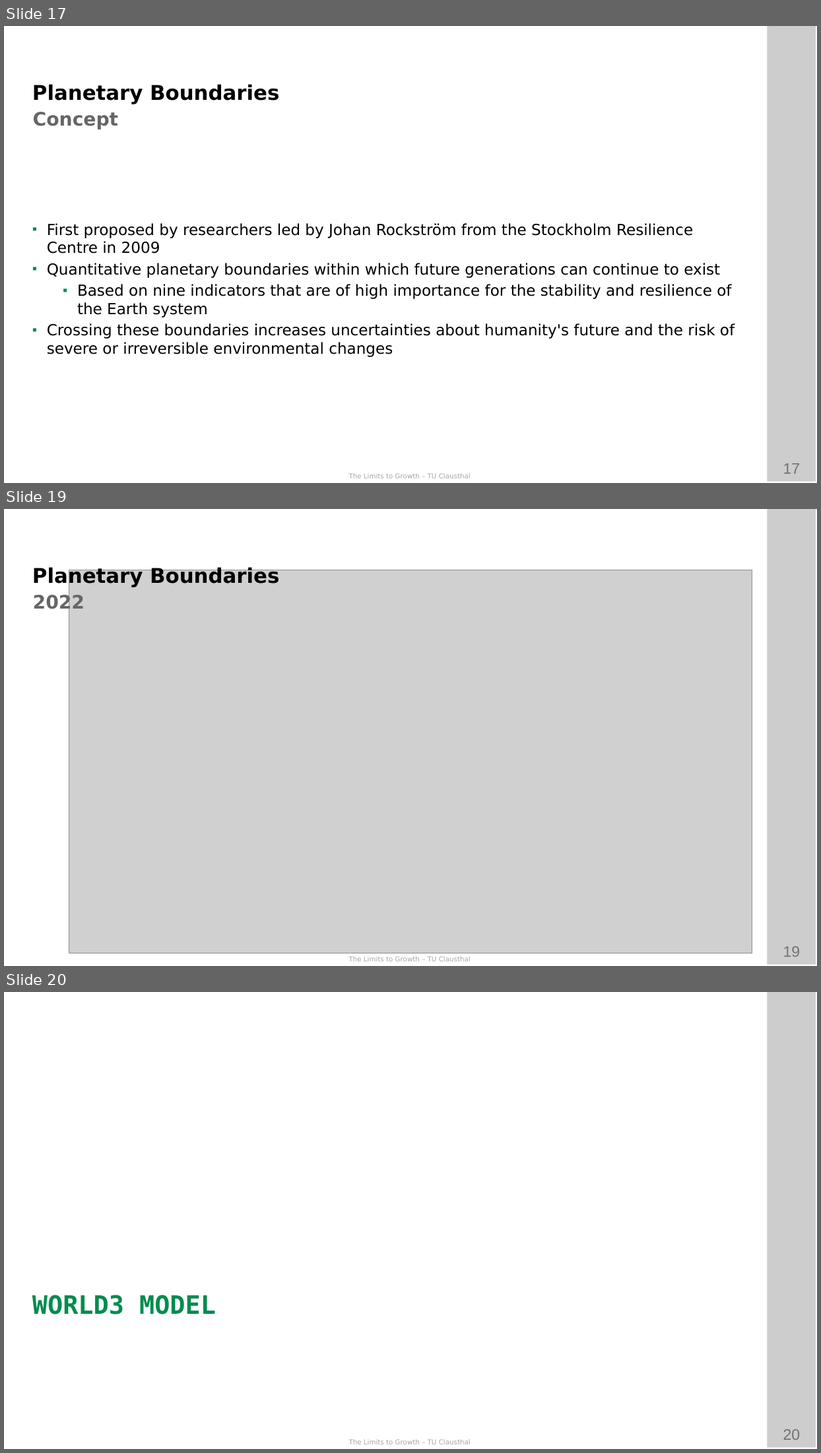
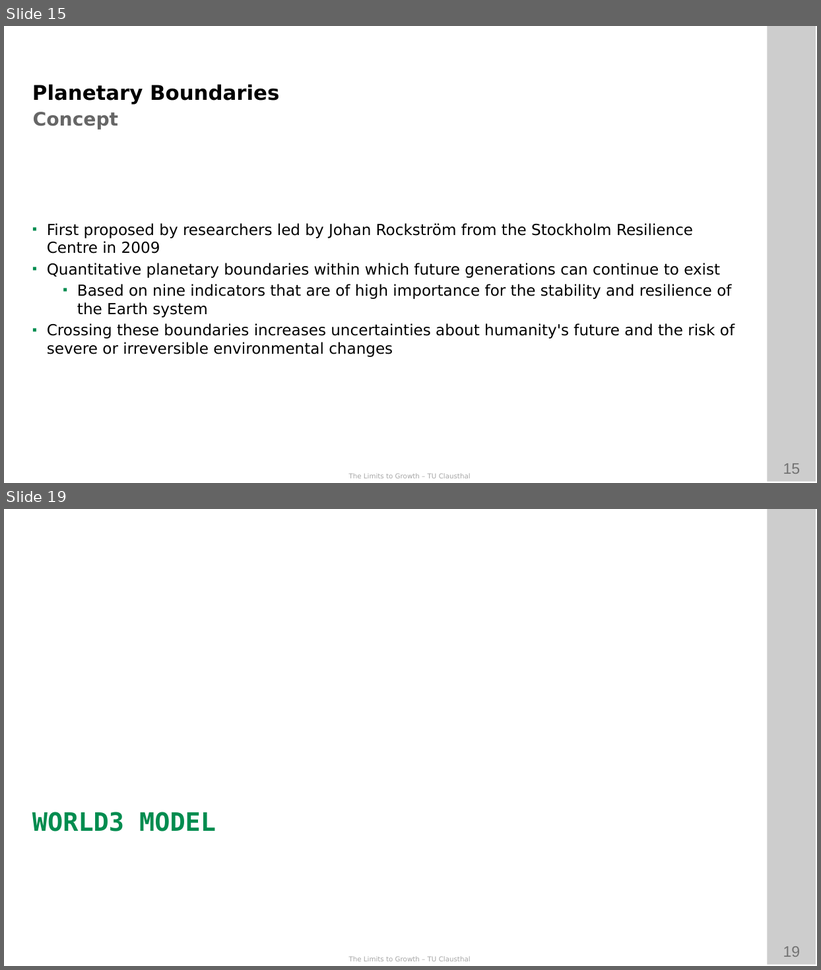
Before and after one commit to ETCE-LAB/teaching-material, a slide deck: The-Limits-to-Growth/LTG-L05a-Limits-to-Growth-and-Planetary-Boundaries.pptx. Shown one above the other, each under a label of ours: slides 17, 19 and 20 before the commit, slides 15 and 19 after it; the slides between them are not shown. The pictures are 821x1453 and 821x970 pixels, drawn with LibreOffice and Linux fonts; fonts in the diff are those of the drawing; grey boxes stand for pictures; background and template pictures are left out. Boxes give left, top, right and bottom in pixels: in the first picture for what was removed or moved away, otherwise in the second. Text is boxed around its words. In the diff, an @@ line names an element or a change of style, - is before the commit and + after.

```diff
--- a/The-Limits-to-Growth/LTG-L05a-Limits-to-Growth-and-Planetary-Boundaries.pptx
+++ b/The-Limits-to-Growth/LTG-L05a-Limits-to-Growth-and-Planetary-Boundaries.pptx
@@ slide 19 removed at [4, 509, 817, 966], background #FFFFFF; not listed: 4 template elements that a slide beside it also shows @@
@@ text removed at [32, 566, 279, 588] @@
-Planetary Boundaries
@@ picture removed at [69, 570, 752, 955] @@
@@ text removed at [33, 593, 85, 613] @@
-2022
@@ what was slide 17 is now slide 15 @@
@@ page number at [783, 464, 801, 474]: text changed @@
-17
+15
@@ what was slide 20 is now slide 19 @@
@@ page number at [783, 947, 801, 957]: text changed @@
-20
+19
```
Also in this commit, not shown: 3 slides changed, 2 slides added, 2 other slides removed, 19 other files.
